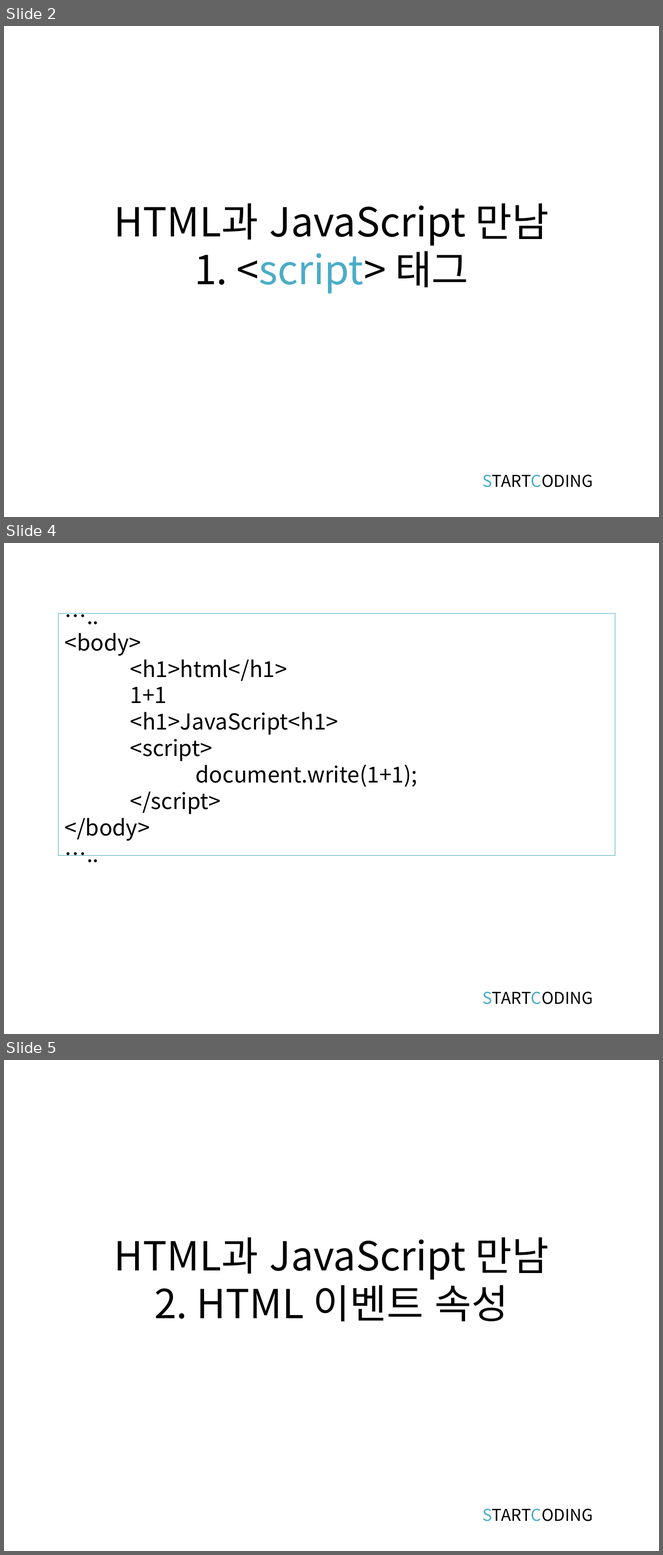
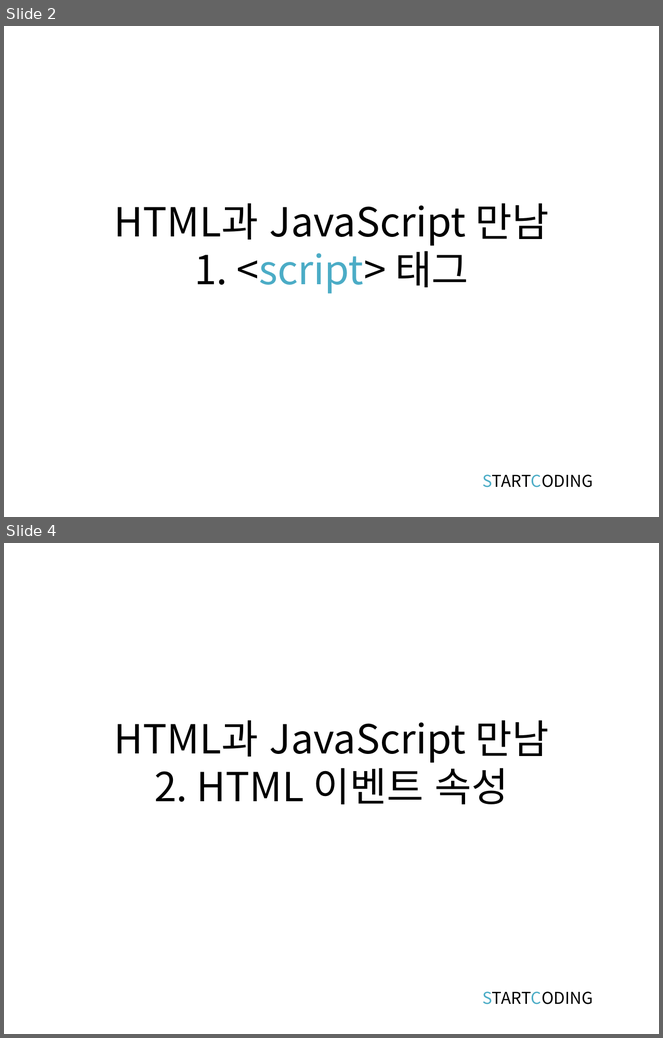
Before and after one commit to kwonkijun/web, a slide deck: 프론트엔드기초(PPT)/JAVASCRIPT 2강_시작하기.pptx. Shown one above the other, each under a label of ours: slides 2, 4 and 5 before the commit, slides 2 and 4 after it; the slides between them are not shown. The pictures are 663x1555 and 663x1038 pixels, drawn with LibreOffice and Linux fonts; fonts in the diff are those of the drawing. Boxes give left, top, right and bottom in pixels: in the first picture for what was removed or moved away, otherwise in the second. Text is boxed around its words. In the diff, an @@ line names an element or a change of style, - is before the commit and + after.

```diff
--- a/프론트엔드기초(PPT)/JAVASCRIPT 2강_시작하기.pptx
+++ b/프론트엔드기초(PPT)/JAVASCRIPT 2강_시작하기.pptx
@@ slide 4 removed at (4, 543, 659, 1034), background #FFFFFF @@
@@ rectangle removed at (59, 613, 616, 856) @@
-…..
-<body>
-<h1>html</h1>
-1+1
-<h1>JavaScript<h1>
-<script>
-document.write(1+1);
-</script>
-</body>
-…..
@@ text removed at (482, 992, 593, 1005) @@
-STARTCODING
@@ what was slide 5 is now slide 4 @@
```
Also in this commit, not shown: 3 slides changed, 1 other slide removed, 29 other files.
